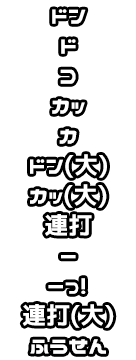
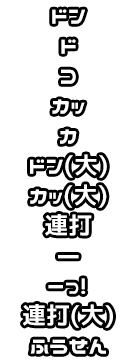
Comparing the layer stacks of the two 136x360 images. Changes:
painted on "ドン ド コ カッ カ ドン(大) カッ(大) 連打 ー ーっ! 連打(大) ふうせん" over [22,9,114,354]
